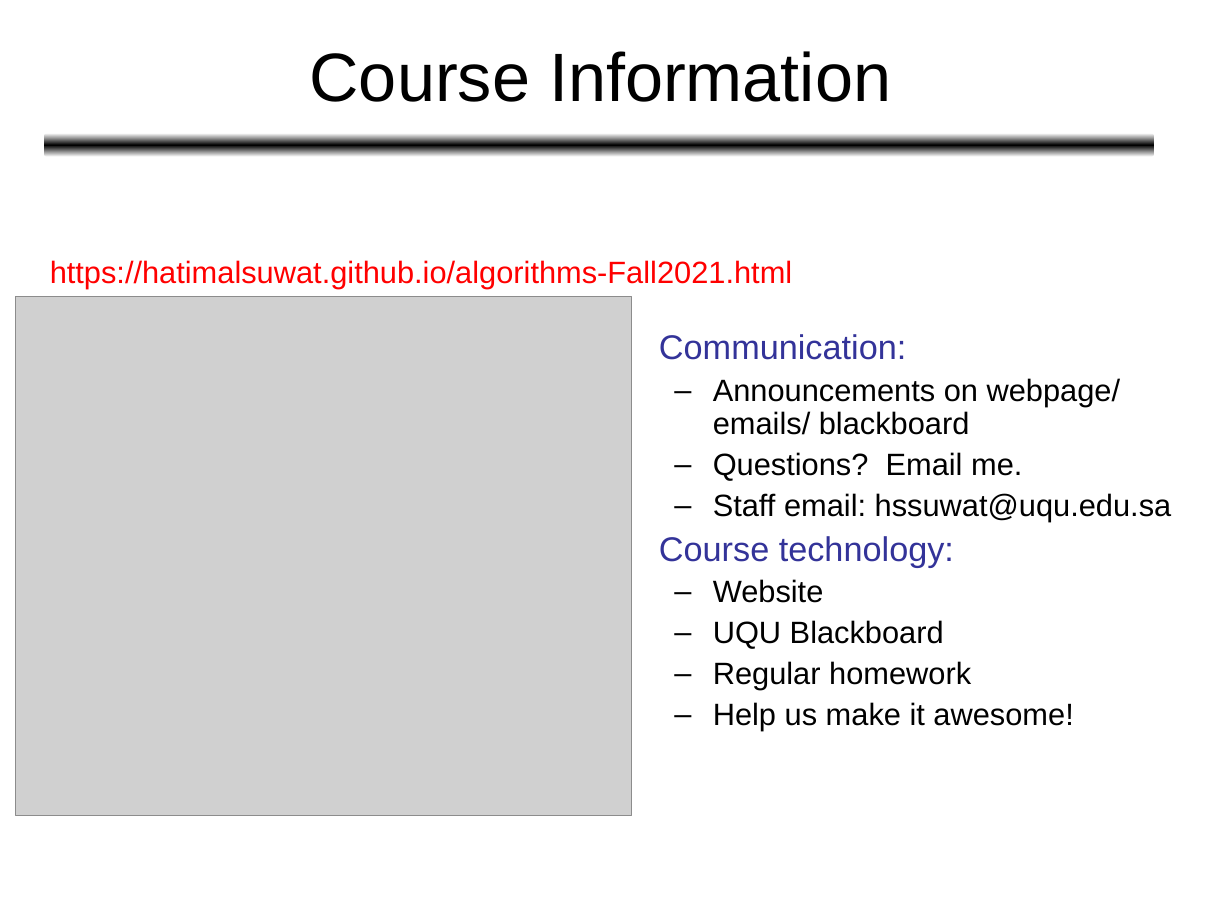
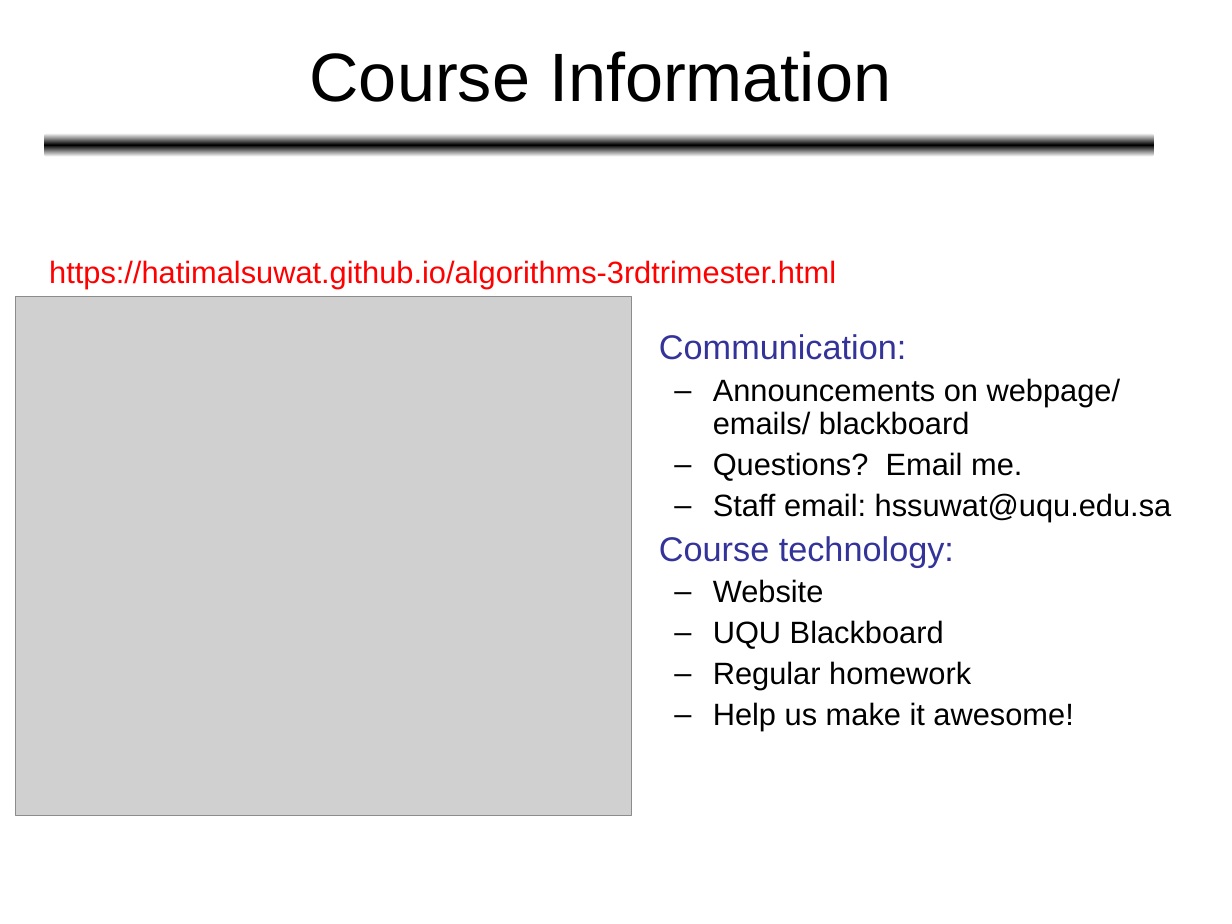
Before and after one commit to HatimAlsuwat/HatimAlsuwat.github.io, a slide deck: slide 2 of algorithms/Lecture 1.ppt. Drawn at 1232x924 pixels with LibreOffice and Linux fonts; fonts in the diff are those of the drawing; grey boxes stand for pictures. Boxes give left, top, right and bottom in pixels: in the first picture for what was removed or moved away, otherwise in the second. Text is boxed around its words. In the diff, an @@ line names an element or a change of style, - is before the commit and + after.

```diff
--- a/algorithms/Lecture 1.ppt
+++ b/algorithms/Lecture 1.ppt
@@ text at (49, 260, 836, 289): text changed @@
-https://hatimalsuwat.github.io/algorithms-Fall2021.html
+https://hatimalsuwat.github.io/algorithms-3rdtrimester.html
```
Also in this commit, not shown: 2 other slides changed, 2 other files.
